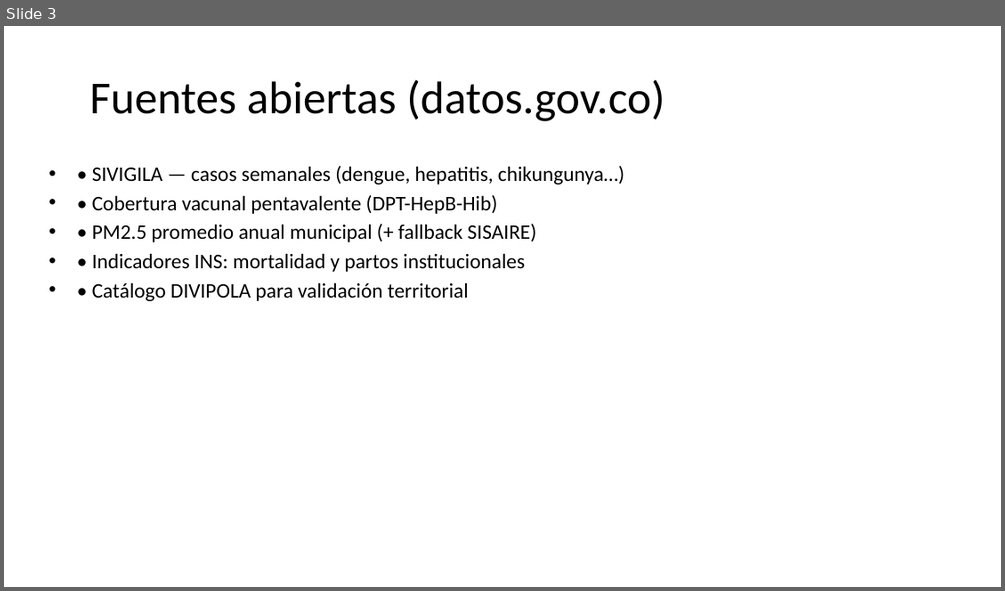
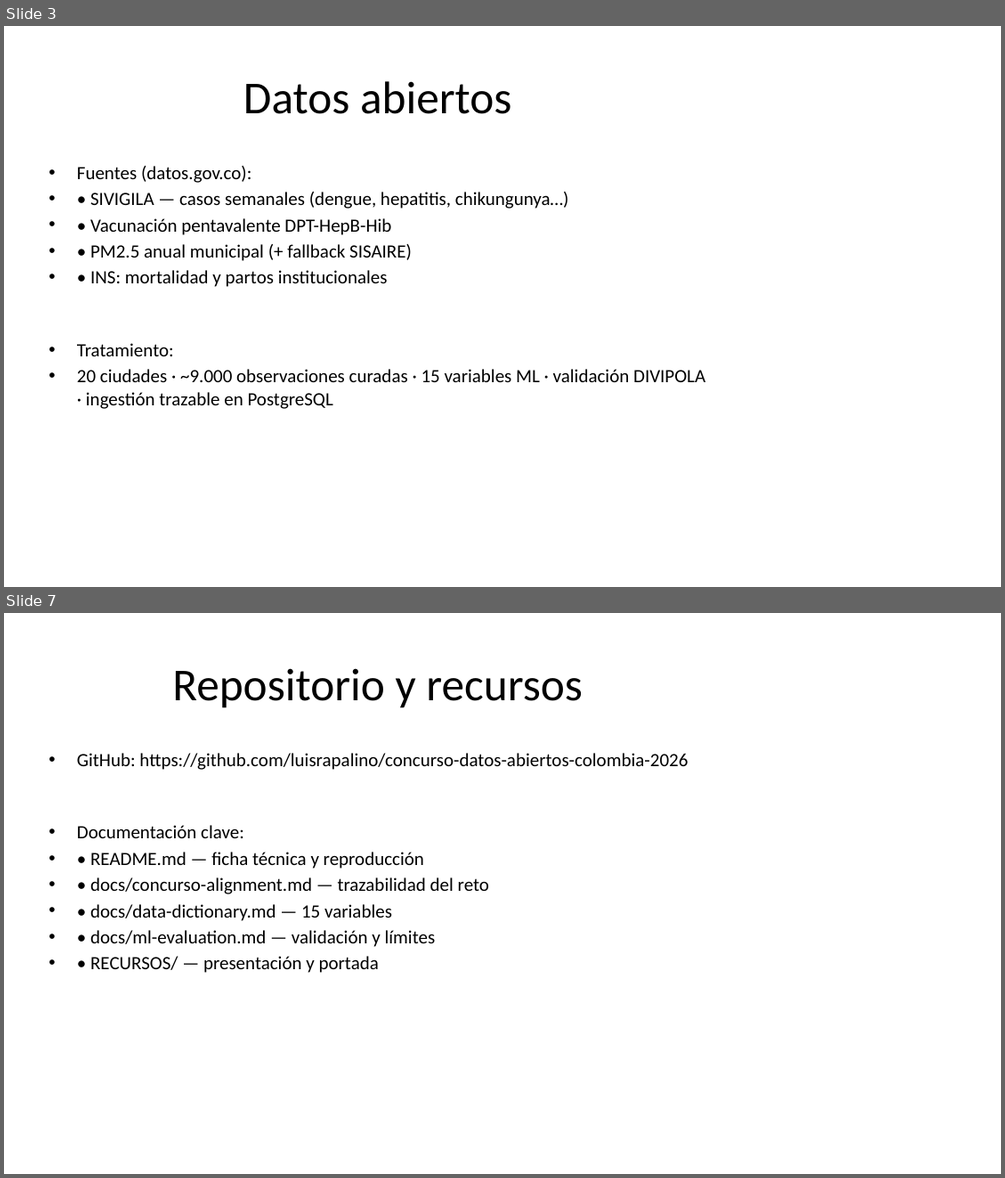
Before and after one commit to luisrapalino/concurso-datos-abiertos-colombia-2026, a slide deck: RECURSOS/Presentacion.pptx. Shown one above the other, each under a label of ours: slide 3 before the commit, slides 3 and 7 after it; the slides between them are not shown. The pictures are 1005x591 and 1005x1178 pixels, drawn with LibreOffice and Linux fonts; fonts in the diff are those of the drawing. Boxes give left, top, right and bottom in pixels: in the first picture for what was removed or moved away, otherwise in the second. Text is boxed around its words. In the diff, an @@ line names an element or a change of style, - is before the commit and + after.

```diff
--- a/RECURSOS/Presentacion.pptx
+++ b/RECURSOS/Presentacion.pptx
@@ slide 7 added at [4, 613, 1001, 1174], background #FFFFFF @@
@@ title added at [172, 668, 582, 708], 44 pt, text #000000 @@
+Repositorio y recursos
@@ text added at [77, 753, 688, 973], 18 pt, text #000000 @@
+• GitHub: https://github.com/luisrapalino/concurso-datos-abiertos-colombia-2026
+• Documentación clave:
+• • README.md — ficha técnica y reproducción
+• • docs/concurso-alignment.md — trazabilidad del reto
+• • docs/data-dictionary.md — 15 variables
+• • docs/ml-evaluation.md — validación y límites
+• • RECURSOS/ — presentación y portada
@@ slide 3 changed as well @@
@@ title at [243, 81, 511, 114]: text changed @@
-Fuentes abiertas (datos.gov.co)
+Datos abiertos
@@ text at [77, 166, 251, 183]: paragraph added @@
+• Fuentes (datos.gov.co):
@@ text at [90, 192, 569, 208]: size 20 to 18 pt in "• SIVIGILA — casos semanales (dengue, hepatitis, ..." @@
@@ text at [77, 218, 705, 409]: text changed; size 20 to 18 pt @@
-• • Cobertura vacunal pentavalente (DPT-HepB-Hib)
-• • PM2.5 promedio anual municipal (+ fallback SISAIRE)
-• • Indicadores INS: mortalidad y partos institucionales
-• • Catálogo DIVIPOLA para validación territorial
+• • Vacunación pentavalente DPT-HepB-Hib
+• • PM2.5 anual municipal (+ fallback SISAIRE)
+• • INS: mortalidad y partos institucionales
+• Tratamiento:
+• 20 ciudades · ~9.000 observaciones curadas · 15 variables ML · validación DIVIPOLA · ingestión trazable en PostgreSQL
```
Also in this commit, not shown: 4 other slides changed, 2 other slides added, 3 slides removed, 3 other files.
